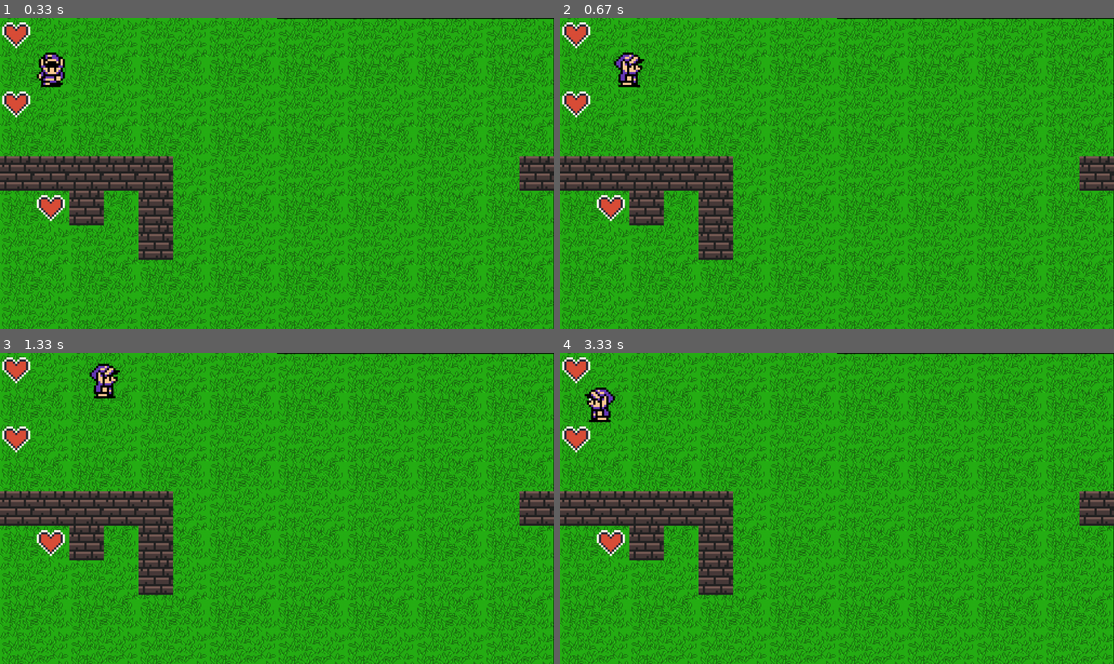
Above: before the commit, frames 1-4 (two rows, left to right).
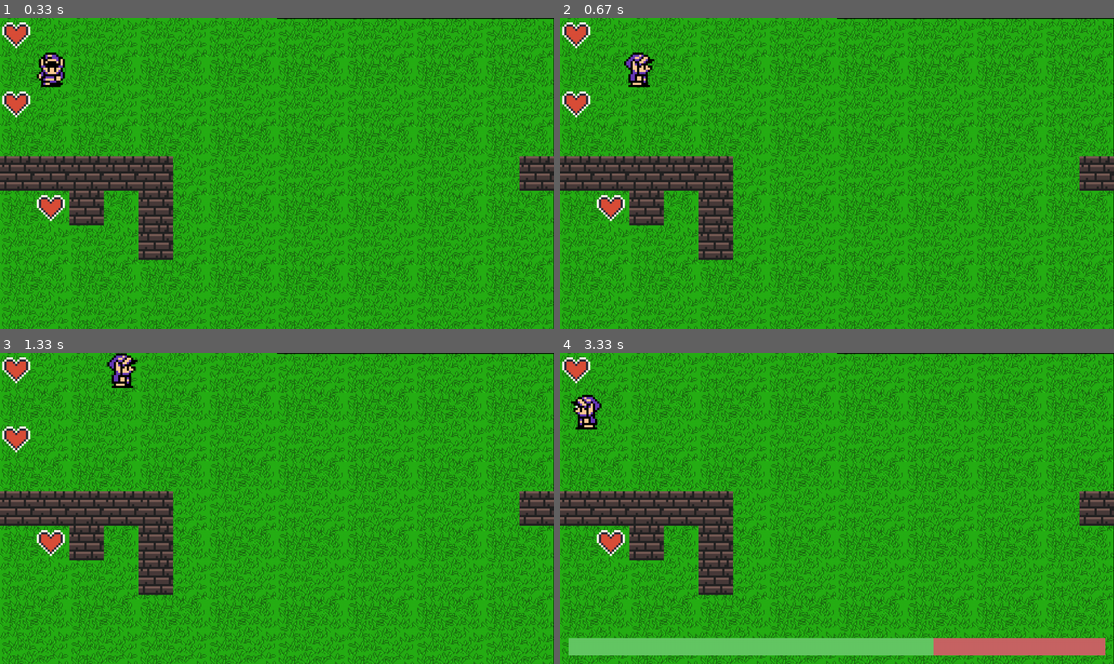
Above: after the commit, the same moments.

Repository: limelambda/pygame
Game: pygame game, started from main.py
Same seed, same stepped clock (60 frames per second), same inputs: the game is played once before the commit and once after it.
Inputs:
- Up to frame 1 (0.33 s): no input
- Up to frame 2 (0.67 s): hold Right from 0.33 s (still down)
- Up to frame 3 (1.33 s): release Right at 0.8 s; hold Up 0.83-1.13 s; hold Right from 1.17 s (still down)
- Up to frame 4 (3.33 s): release Right at 1.63 s; hold Left 1.67-2.2 s; hold Down 2.23-2.53 s; hold Left 2.57-2.97 s; hold Left from 3 s (still down)

Frame 1 is identical in both runs. In frame 2, 0.6% of the frame differs, in the area x 9-18%, y 11-23%; in frame 3, 0.8%; in frame 4, 6.4%, in the area x 0-99%, y 11-98%.

Commit message:
fight scene changes: enemy can now die and you get sent back into level Centered sword on hitbox moved enemy down to prevent cliping with health bar added option to make interactable_lvl_element persistent

Diff:
--- a/main.py
+++ b/main.py
@@ -10,68 +10,70 @@
     #define functions
     load_sprite = lambda img, x = 80, y = 80: pygame.transform.scale(pygame.image.load(img), (x, y))
 
-    def colliding(x_1,y_1,x_2,y_2):
-        x_range = range(x_2 + 1, x_2 + 80)
-        y_range = range(y_2 + 1, y_2 + 80)
+    def colliding(x_1,y_1,x_2,y_2, x_size = 80, y_size = 80):
+        x_range = range(x_2 + 1, x_2 + x_size)
+        y_range = range(y_2 + 1, y_2 + y_size)
         if x_1 + 1 in x_range or x_1 + 80 in x_range:
             return y_1 + 1 in y_range or y_1 + 80 in y_range
         return x_1 < 0 or x_1 > 1280 or y_1 < 0 or y_1 > 720
 
     class Basic_lvl_element:
-        def __init__(self, x, y, sprite):
+        def __init__(self, x, y, sprite, x_size = 80, y_size = 80):
             print(f"Basic lvl element crated using sprite {sprite}!")
             self.x = x
             self.y = y
             self.sprite = sprite
+            self.x_size = x_size
+            self.y_size = y_size
 
         def do_blit(self):
             screen.blit(self.sprite,(self.x,self.y))
 
     class Interactable_lvl_element:
-        def __init__(self, x, y, sprite, function):
+        def __init__(self, x, y, sprite, function, x_size = 80, y_size = 80, persistent = False):
             print(f"Item lvl element crated using sprite {sprite}!")
             self.x = x
             self.y = y
             self.sprite = sprite
             self.function = function
+            self.x_size = x_size
+            self.y_size = y_size
+            self.persistent = persistent
 
         def do_blit(self):
             screen.blit(self.sprite,(self.x,self.y))
 
         def on_collision(self):
             nonlocal lvl_elements
-            lvl_elements.remove(self)
+            if not self.persistent:
+                lvl_elements.remove(self)
             self.function()
 
     class Encounter:
-        def __init__(self, sprite, health, x = 640, y = 20):
+        def __init__(self, sprite, health, x = 610, y = 120):
             self.x = x
             self.y = y
             self.sprite = sprite
             self.health = health
+            self.health_anim = health
             print(f"Encounter started using sprite {sprite}!")
-            pre_encounter_coords = (player.x, player.y)
-            load_battle(self)
-
-
-        def attack(self,move):
-            if move == "blunt":
-                print(f"")
-            elif move == "slice":
-                print(f"")
-            elif move == "magic":
-                print(f"")
-            else:
-                raise Exception("Invalid attack move type")
+            self.pre_encounter_coords = (player.x, player.y)
+            self.pre_encounter_lvl_elements = lvl_elements
+            self.load_battle()
+            self.x_size = 80
+            self.y_size = 80
 
         def draw_health(self):
-            tuple_subtraction = lambda a,b:tuple(map(lambda a,b:a-b, a, b))
-            self.health_anim = (self.health_anim + self.health) / 2
+            self.health_anim += 1*(int(self.health-self.health_anim>0)-0.5)*2
             pygame.draw.rect(screen, ((200,100,100)), pygame.Rect(20, 60, 1240, 40))
             pygame.draw.rect(screen, ((100,200,100)), pygame.Rect(20, 60, 1240-(100-self.health_anim)*12.8, 40))
-
-        def do_blit(self):
-            screen.blit(load_sprite(self.sprite),(self.x,self.y))
+            if self.health_anim == 0:
+                nonlocal lvl_elements
+                lvl_elements = self.pre_encounter_lvl_elements
+                player.x, player.y = self.pre_encounter_coords
+
+        def do_blit(self):
+            screen.blit(self.sprite,(self.x,self.y))
             if self.health_anim != self.health:
                 self.draw_health()
 
@@ -81,11 +83,44 @@
             else:
                 self.health += amount
 
-        def damage(self, amount):
+        def damage(self, amount = 25):
             if self.health - amount < 0:
                 self.health = 0
             else:
                 self.health -= 25
+
+        def load_battle(self):
+            print("Loading battle!")
+            nonlocal lvl_elements, player
+            def move_player_center():
+                player.x, player.y = 640, 480
+            move_player_center()
+            wall_sprite = load_sprite("assets/level_assets/wall.png")
+            wall = lambda x,y:Basic_lvl_element(x*80,y*80,wall_sprite)
+            lvl_elements = [
+            wall(7,3),
+            wall(7,7),
+            wall(8,3),
+            wall(8,7),
+            wall(9,3),
+            wall(9,7),
+            wall(10,3),
+            wall(10,4),
+            wall(10,5),
+            wall(10,6),
+            wall(10,7),
+            wall(6,3),
+            wall(6,4),
+            wall(6,5),
+            wall(6,6),
+            wall(6,7),
+            #boundry
+            Interactable_lvl_element(664,320,load_sprite("assets/weapons/katana.png", 16, 80), lambda : [i() for i in [lambda : self.damage(20), move_player_center]], 16, 80, True),
+            #the enemy itself
+            self,
+            #background
+            lambda : screen.fill((0,0,0))
+            ]
 
     class Player:
         def __init__(self, x, y, sprites, health = 100, inventory = [], x_speed = 0, y_speed = 0, direction = "down"):
@@ -94,25 +129,14 @@
             self.sprites = sprites
             self.health = health
             self.inventory = inventory
-            self.health_anim = 50
+            self.health_anim = health
             self.x_speed = x_speed
             self.y_speed = y_speed
             self.direction = direction
             print(f"Player crated using sprites {sprites}!")
 
-        def attack(self,move):
-            if move == "blunt":
-                print(f"")
-            elif move == "slice":
-                pass
-            elif move == "magic":
-                pass
-            else:
-                raise Exception("Invalid attack move type")
-
         def draw_health(self):
-            tuple_subtraction = lambda a,b:tuple(map(lambda a,b:a-b, a, b))
-            self.health_anim = (self.health_anim + self.health) / 2
+            self.health_anim += 1*(int(self.health-self.health_anim>0)-0.5)*2
             pygame.draw.rect(screen, ((200,100,100)), pygame.Rect(20, 660, 1240, 40))
             pygame.draw.rect(screen, ((100,200,100)), pygame.Rect(20, 660, 1240-(100-self.health_anim)*12.8, 40))
 
@@ -123,7 +147,7 @@
             self.x = int(round(self.x + self.x_speed / 2))
             self.y = int(round(self.y + self.y_speed / 2))
             for i in lvl_elements[:-1]:
-                if colliding(self.x, self.y, i.x, i.y):
+                if colliding(self.x, self.y, i.x, i.y, i.x_size, i.y_size):
                     print(f"at coordinates {self.x, self.y} collision occoured at speed {self.x_speed, self.y_speed}")
                     try:
                         i.on_collision()
@@ -171,38 +195,8 @@
             else:
                 self.health -= 25
 
-    def load_battle(enemy):
-        nonlocal lvl_elements, player
-        player.x = 640
-        player.y = 480
-        wall_sprite = load_sprite("assets/level_assets/wall.png")
-        wall = lambda x,y:Basic_lvl_element(x*80,y*80,wall_sprite)
-        lvl_elements = [
-        wall(7,3),
-        wall(7,7),
-        wall(8,3),
-        wall(8,7),
-        wall(9,3),
-        wall(9,7),
-        wall(10,3),
-        wall(10,4),
-        wall(10,5),
-        wall(10,6),
-        wall(10,7),
-        wall(6,3),
-        wall(6,4),
-        wall(6,5),
-        wall(6,6),
-        wall(6,7),
-        #boundry
-        Interactable_lvl_element(640,320,load_sprite("assets/weapons/katana.png", 16, 80),lambda : enemy.damage(20)),
-        #the enemy himself
-        enemy,
-        #background
-        lambda : screen.fill((0,0,0))
-        ]
-
     def load_lvl_1():
+        print("Loading lvl_1!")
         nonlocal lvl_elements, player
         wall_sprite = load_sprite("assets/level_assets/wall.png")
         heart_sprite = load_sprite("assets/level_assets/heal.png")
@@ -220,7 +214,7 @@
         wall(15,4),
         Interactable_lvl_element(80,400,heart_sprite,player.heal),
         Interactable_lvl_element(0,160,heart_sprite,player.heal),
-        Interactable_lvl_element(0,0,load_sprite("assets/level_assets/heal.png"),lambda : Encounter(load_sprite("assets/enemyf1.png"),50)),
+        Interactable_lvl_element(0,0,load_sprite("assets/level_assets/heal.png"),lambda : Encounter(load_sprite("assets/enemyf1.png", 120, 120),50,)),
         lambda : screen.blit(grass_background, (0, 0))
         ]
 
@@ -274,7 +268,7 @@
         #render
         pygame.display.flip()
         #fps limiter
-        pygame.time.Clock().tick(45)
+        pygame.time.Clock().tick(60)
 
 if __name__=="__main__":
     #call the main function
